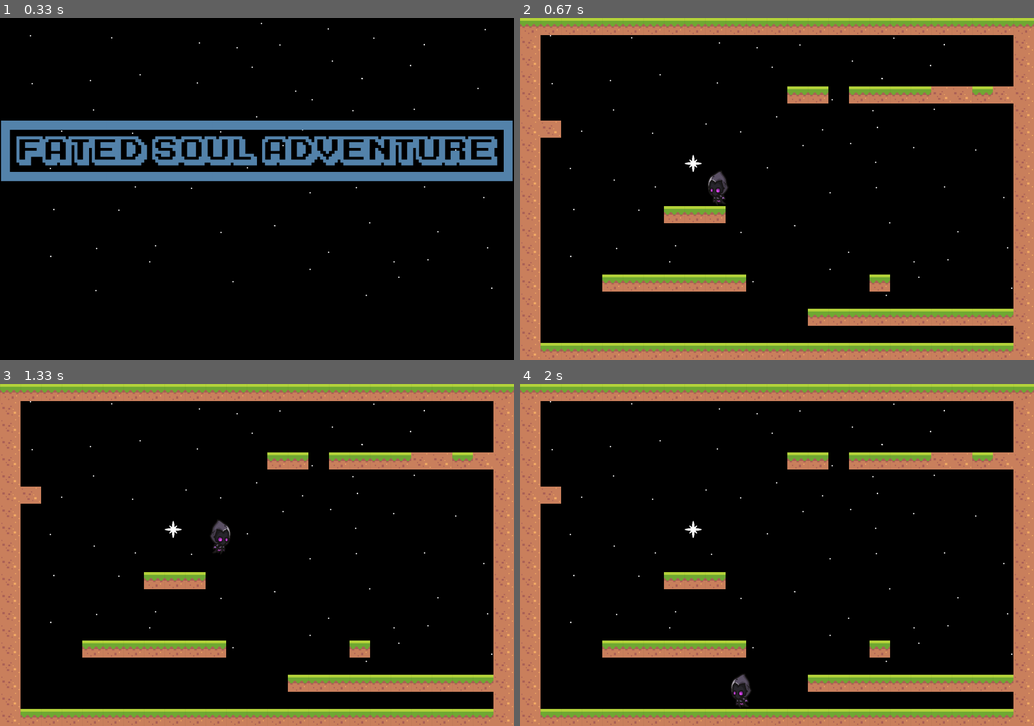
Above: before the commit, frames 1-4 (two rows, left to right).
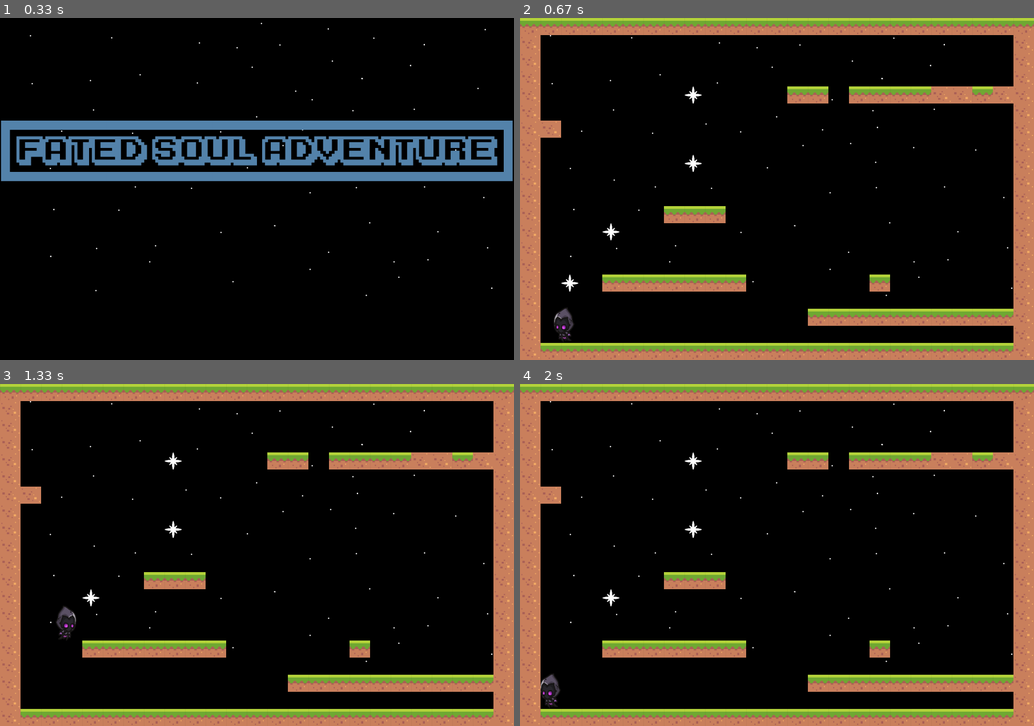
Above: after the commit, the same moments.

Repository: Ryastan/YLyceum_Game
Game: pygame game, started from Game on PyGame/main.py
The game is run twice, just before and just after one commit, with the same random seed, the same clock (stepped at 60 frames per second) and the same inputs.
Inputs:
- Up to frame 1 (0.33 s): no input
- Up to frame 2 (0.67 s): hold Right from 0.33 s (still down)
- Up to frame 3 (1.33 s): release Right at 0.8 s; hold Up 0.83-1.13 s; hold Right from 1.17 s (still down)
- Up to frame 4 (2 s): release Right at 1.63 s; hold Left from 1.67 s (still down)

Frame 1 is identical in both runs. In frame 2, 0.5% of the frame differs, in the area x 6-41%, y 20-95%; in frame 3, 0.5%; in frame 4, 0.5%.

Commit message:
Теперь кристаллы расставляются имеют функции: двойнйо прыжок продление жизни

Diff:
--- a/Game on PyGame/hero.py
+++ b/Game on PyGame/hero.py
@@ -34,19 +34,25 @@
         self.rect = Rect(x, y, WIDTH-100, HEIGHT - 40)
         self.y_speed = 0 # скорость вертикального перемещения
         self.ground = False
-        self.jump_power = 5
+        self.jump_power = 8
         self.gravity = 0.30
         self.shift_used = 0
+        self.extra_jump = 0
 
-    def update(self,  left, right, up, shift, platforms):
+    def update(self,  left, right, up, shift, platforms, crystals):
+        print(self.y_speed, "///////")
         if self.time < 1 and self.condition != 6:
             self.condition = 5
             self.live = 0
             self.anim_time = 0
             self.time = 110
         if up and self.live == 1:
-            if self.ground:
+            if self.y_speed < 1:
                 self.y_speed = -self.jump_power
+            if self.extra_jump > 0:
+                self.y_speed = -self.jump_power
+                self.extra_jump = 0
+
 
         if left and self.live == 1:
             if self.condition != 3:
@@ -126,16 +132,16 @@
         self.ground = False
 
         self.rect.y += self.y_speed
-        self.collision_check(0, self.y_speed, platforms)
+        self.collision_check(0, self.y_speed, platforms, crystals)
 
         self.rect.x += self.x_speed
-        self.collision_check(self.x_speed, 0, platforms)
+        self.collision_check(self.x_speed, 0, platforms, crystals)
 
         self.rect.y += self.y_speed
 
 
 
-    def collision_check(self, x_speed, y_speed, platforms):
+    def collision_check(self, x_speed, y_speed, platforms, crystals):
         for platform in platforms:
             if sprite.collide_rect(self, platform):
 
@@ -153,3 +159,9 @@
                 if y_speed < 0:
                     self.rect.top = platform.rect.bottom
                     self.y_speed = 0
+
+        for crystal in crystals:
+            if sprite.collide_rect(self, crystal):
+                self.time = 15 * 60
+                self.extra_jump = 150
+                crystal.kill()
--- a/Game on PyGame/levels.py
+++ b/Game on PyGame/levels.py
@@ -39,9 +39,10 @@
         right = False
         up = False
         shift = False
-        hero = Hero(550, 550)  # Класс героя
+        prev_up = False
+        hero = Hero(100, 900)  # Класс героя
         entities = pygame.sprite.Group()  # Все объекты
-
+        crstals = pygame.sprite.Group() #Бустовые кристаллы
         platforms = []  # Все Платформы
         bentities = pygame.sprite.Group()  # Обьекты заднего плана
         class backg(pygame.sprite.Sprite):
@@ -58,7 +59,7 @@
                   "0                       0",
                   "0                       0",
                   "0                       0",
-                  "0            -- ----33-00",
+                  "0       1    -- ----33-00",
                   "0                       0",
                   "00                      0",
                   "0                       0",
@@ -66,10 +67,10 @@
                   "0                       0",
                   "0                       0",
                   "0      ---              0",
-                  "0                       0",
-                  "0                       0",
-                  "0                       0",
-                  "0   -------      -      0",
+                  "0   1                   0",
+                  "0                       0",
+                  "0                       0",
+                  "0 1 -------      -      0",
                   "0                       0",
                   "0             ----------0",
                   "0                       0",
@@ -79,7 +80,6 @@
         pygame.display.set_caption('Game')
         run_game = True
         bg = Surface((W, H))
-        he = Surface((150, 150))
         bentities.draw(bg)
         x = 0
         y = 0
@@ -92,6 +92,7 @@
                 if col == "1":
                     platform = coal(x, y)
                     entities.add(platform)
+                    crstals.add(platform)
                 if col == "0":
                     platform = Platforms(x, y, W // 25, H // 20, 0)
                     entities.add(platform)
@@ -104,6 +105,7 @@
             x = 0
         timing = 0
         while run_game:  # Главный цикл игры
+            up = False
             for event in pygame.event.get():
                 if event.type == pygame.QUIT:
                     run_game = False
@@ -122,7 +124,9 @@
                     elif event.key == K_RIGHT:
                         right = False
                     elif event.key == K_UP:
+                        print("DOWN")
                         up = False
+                        prev_up = False
                     elif event.key == K_LSHIFT:
                         shift = False
             if hero.condition == 6 and hero.time < -100:
@@ -130,7 +134,12 @@
 
             if hero.shift_used > 0:
                 hero.shift_used -= 1
+
+            if hero.shift_used > 80:
                 hero.y_speed = 0
+
+            if hero.extra_jump > 0:
+                hero.extra_jump -= 1
 
 
             surface.blit(bg, (0, 0))
@@ -138,15 +147,14 @@
             if timing == 3:
                 hero.anim_time += 1
                 timing = 0
-            hero.update(left, right, up, shift, platforms)  # передвижение
+            hero.update(left, right, up, shift, platforms, crstals)  # передвижение
             surface.blit(hero.image, (hero.rect.centerx - 75, hero.rect.centery - 60))
             entities.draw(surface)
             bentities.draw(bg)
             hero.time -= 1
             pygame.display.update()
             pygame.display.flip()
-            print(hero.time)
-            clock.tick(60)
+            clock.tick(FPS)
 
 
     def load_menu(self, W, H):
@@ -154,11 +162,7 @@
         FPS = 60  # ФПС игры
 
         # Цвета в RGB
-        WHITE = (255, 255, 255)
-        BLACK = (0, 0, 0)
         RED = (255, 0, 0)
-        GREEN = (0, 255, 0)
-        BLUE = (0, 0, 255)
         entities = pygame.sprite.Group()  # Все объекты
         backentities = pygame.sprite.Group()
         surface = pygame.display.set_mode((W, H))
@@ -195,8 +199,10 @@
             for event in pygame.event.get():
                 if event.type == pygame.QUIT:
                     run_game = False
+                    return "No"
                 if event.type == KEYDOWN:
                     run_game = False
+                    return "Yes"
             backentities.draw(bg)
             entities.draw(surface)
             surface.blit(bg, (0, 0))
--- a/Game on PyGame/main.py
+++ b/Game on PyGame/main.py
@@ -19,8 +19,8 @@
 BLUE = (0, 0, 255)
 
 level = Levels()
-level1 = Levels()
-level.load_menu(W, H)
-level1.load(W, H, 1)
-
-pygame.quit()
+if level.load_menu(W, H) == "Yes":
+    level1 = Levels()
+    level1.load(W, H, 1)
+else:
+    pygame.quit()
